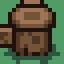
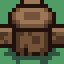
Before/after of a 64px x 64px layered artwork. What changed in the layer stack:
added group "Mid Horizontal + Top" with 3 layers above "Mid Horizontal + Bottom" over [52, 24, 64, 48]
added layer "Layer 14 copy 3" in group "Mid Horizontal + Top" over [52, 24, 64, 48]
hid group "Corner Bottom Right" (4 layers) over [52, 24, 64, 48]
hid group "Corner Top Right" (4 layers) over [52, 24, 64, 48]
hid group "Corner Top Left" (4 layers) over [52, 24, 64, 48]
hid group "Mid Horizontal" (4 layers) over [52, 24, 64, 48]
hid group "Corner Bottom Left" (4 layers) over [52, 24, 64, 48]
hid group "Mid Vertical" (3 layers) over [52, 24, 64, 48]
